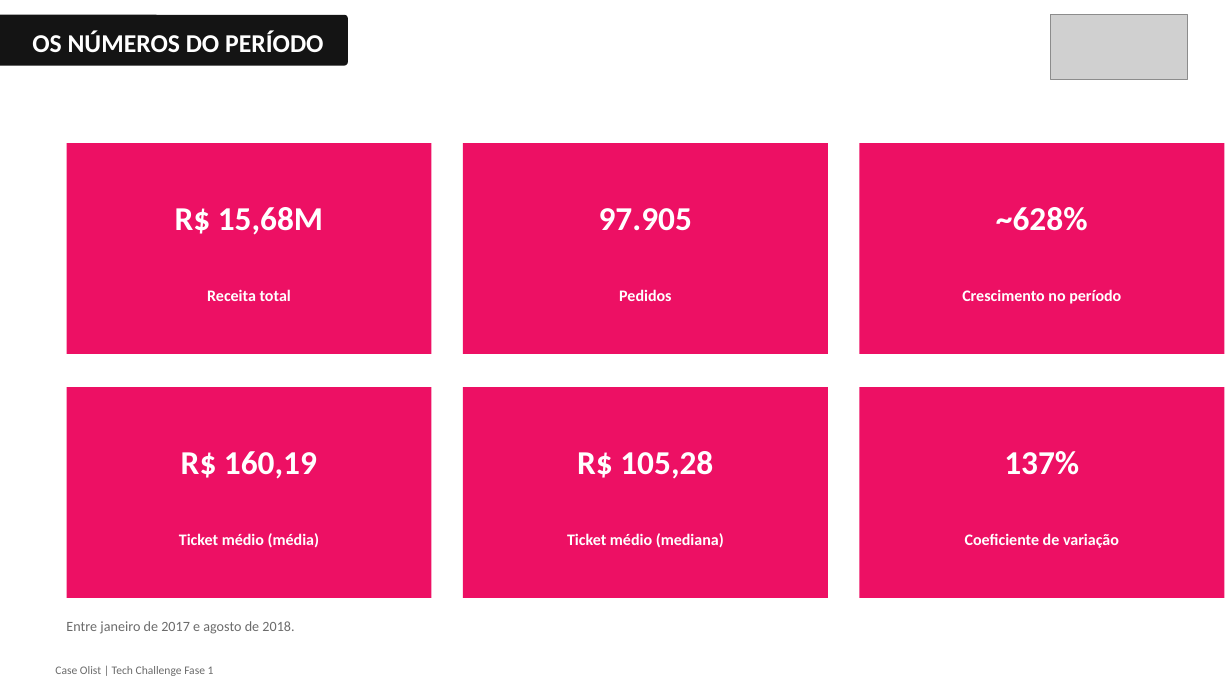
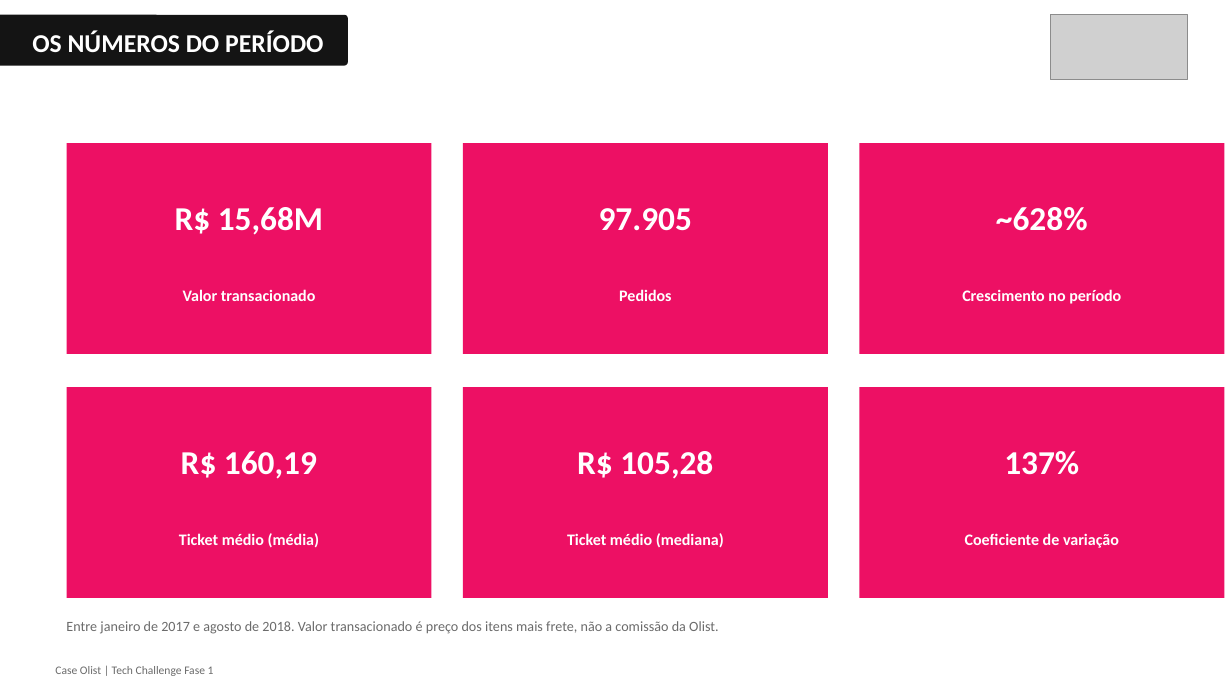
Before and after one commit to evanioac-web/tech-challenge-fase1-olist, a slide deck: slide 4 of reports/apresentacao_crescimento_receita.pptx. Drawn at 1232x693 pixels with LibreOffice and Linux fonts; fonts in the diff are those of the drawing; grey boxes stand for pictures. Boxes give left, top, right and bottom in pixels: in the first picture for what was removed or moved away, otherwise in the second. Text is boxed around its words. In the diff, an @@ line names an element or a change of style, - is before the commit and + after.

Commit message:
Corrige o uso de agosto de 2018, a afirmacao sobre a Black Friday e os pontos da revisao tecnica

```diff
--- a/reports/apresentacao_crescimento_receita.pptx
+++ b/reports/apresentacao_crescimento_receita.pptx
@@ text at (183, 289, 316, 301): text changed @@
-Receita total
+Valor transacionado
@@ text at (66, 621, 719, 634): text changed @@
-Entre janeiro de 2017 e agosto de 2018.
+Entre janeiro de 2017 e agosto de 2018. Valor transacionado é preço dos itens mais frete, não a comissão da Olist.
```
Also in this commit, not shown: 6 other slides changed, 9 other files.
